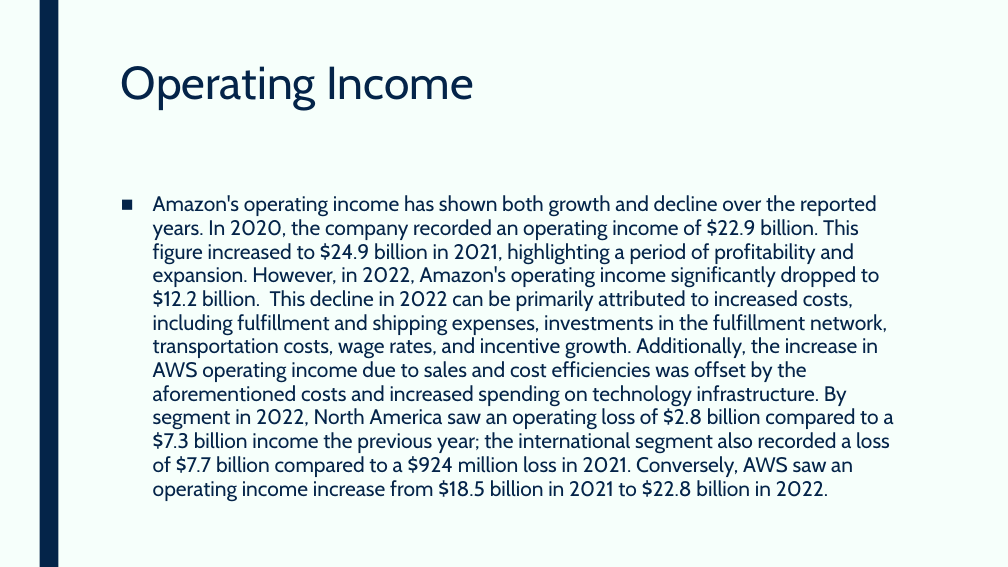
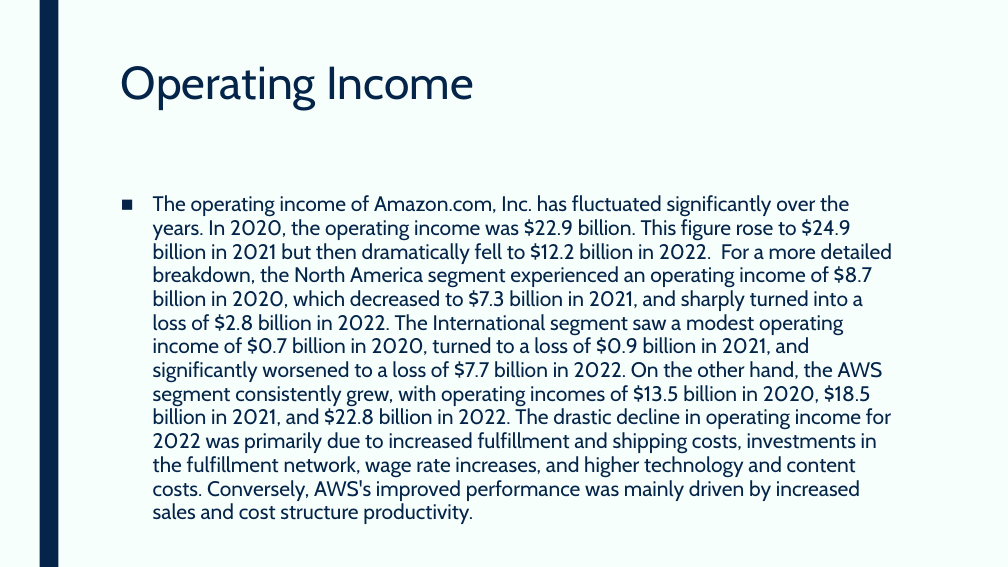
Before and after one commit to devangovind/AMUCLDISS, a slide deck: slide 5 of fastapi-backend/app/pres/output.pptx. Drawn at 1008x567 pixels with LibreOffice and Linux fonts; fonts in the diff are those of the drawing. Boxes give left, top, right and bottom in pixels: in the first picture for what was removed or moved away, otherwise in the second. Text is boxed around its words. In the diff, an @@ line names an element or a change of style, - is before the commit and + after.

```diff
--- a/fastapi-backend/app/pres/output.pptx
+++ b/fastapi-backend/app/pres/output.pptx
@@ text at bbox=[153, 195, 892, 501]: text changed @@
-■ Amazon's operating income has shown both growth and decline over the reported years. In 2020, the company recorded an operating income of $22.9 billion. This figure increased to $24.9 billion in 2021, highlighting a period of profitability and expansion. However, in 2022, Amazon's operating income significantly dropped to $12.2 billion. This decline in 2022 can be primarily attributed to increased costs, including fulfillment and shipping expenses, investments in the fulfillment network, transportation costs, wage rates, and incentive growth. Additionally, the increase in AWS operating income due to sales and cost efficiencies was offset by the aforementioned costs and increased spending on technology infrastructure. By segment in 2022, North America saw an operating loss of $2.8 billion compared to a $7.3 billion income the previous year; the international segment also recorded a loss of $7.7 billion compared to a $924 million loss in 2021. Conversely, AWS saw an operating income increase from $18.5 billion in 2021 to $22.8 billion in 2022.
+■ The operating income of Amazon.com, Inc. has fluctuated significantly over the years. In 2020, the operating income was $22.9 billion. This figure rose to $24.9 billion in 2021 but then dramatically fell to $12.2 billion in 2022. For a more detailed breakdown, the North America segment experienced an operating income of $8.7 billion in 2020, which decreased to $7.3 billion in 2021, and sharply turned into a loss of $2.8 billion in 2022. The International segment saw a modest operating income of $0.7 billion in 2020, turned to a loss of $0.9 billion in 2021, and significantly worsened to a loss of $7.7 billion in 2022. On the other hand, the AWS segment consistently grew, with operating incomes of $13.5 billion in 2020, $18.5 billion in 2021, and $22.8 billion in 2022. The drastic decline in operating income for 2022 was primarily due to increased fulfillment and shipping costs, investments in the fulfillment network, wage rate increases, and higher technology and content costs. Conversely, AWS's improved performance was mainly driven by increased sales and cost structure productivity.
```
Also in this commit, not shown: 5 other slides changed, 7 slides added, 11 other files.
